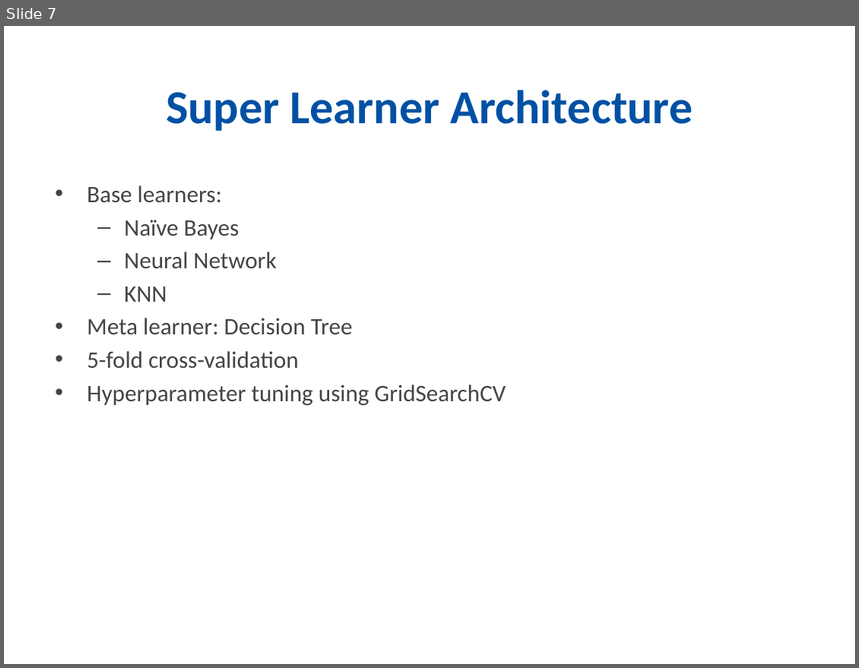
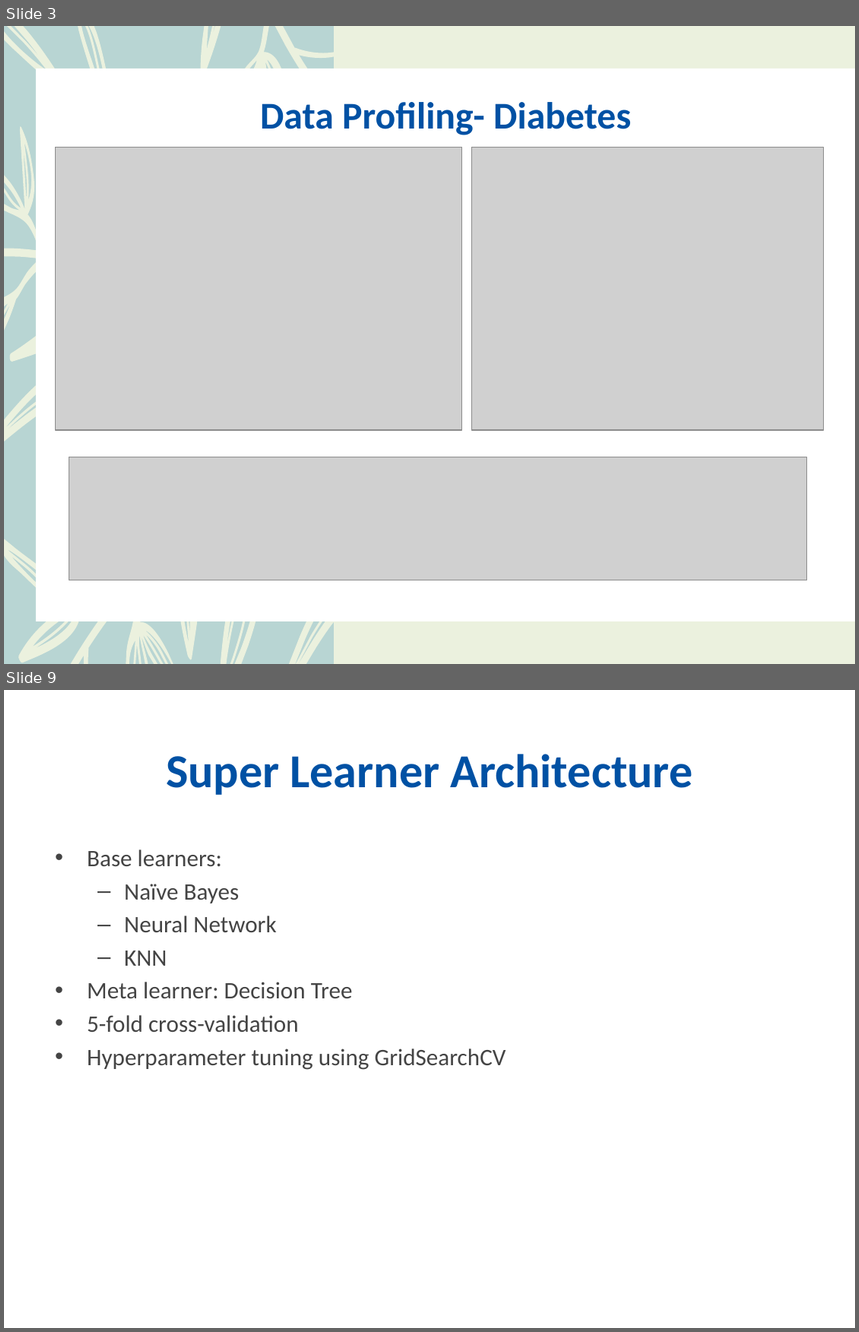
Before and after one commit to trivikram-bhavesh-budhabhatti/Data-Science-Project, a slide deck: documentation/SemiSupervised_Learning_ppt.pptx. Shown one above the other, each under a label of ours: slide 7 before the commit, slides 3 and 9 after it; the slides between them are not shown. The pictures are 859x668 and 859x1332 pixels, drawn with LibreOffice and Linux fonts; fonts in the diff are those of the drawing; grey boxes stand for pictures. Boxes give left, top, right and bottom in pixels: in the first picture for what was removed or moved away, otherwise in the second. Text is boxed around its words. In the diff, an @@ line names an element or a change of style, - is before the commit and + after.

```diff
--- a/documentation/SemiSupervised_Learning_ppt.pptx
+++ b/documentation/SemiSupervised_Learning_ppt.pptx
@@ slide 3 added at (x1=4, y1=26, x2=855, y2=664), background #FFFFFF @@
@@ rectangle added at (x1=4, y1=26, x2=855, y2=664), fill #EBF1DE @@
@@ rectangle added at (x1=4, y1=26, x2=335, y2=664), fill #4BACC6 at 60% opacity @@
@@ rectangle added at (x1=4, y1=26, x2=335, y2=664), fill #FDEADA at 40% opacity @@
@@ freeform shape added at (x1=4, y1=26, x2=335, y2=664), fill #EBF1DE @@
@@ rectangle added at (x1=37, y1=69, x2=855, y2=622), fill #FFFFFF @@
@@ title added at (x1=260, y1=102, x2=631, y2=135), 32 pt, text #0051A4, bold @@
+Data Profiling- Diabetes
@@ picture added at (x1=55, y1=147, x2=462, y2=430) @@
@@ picture added at (x1=472, y1=147, x2=824, y2=430) @@
@@ picture added at (x1=69, y1=457, x2=807, y2=580) @@
@@ what was slide 7 is now slide 9 @@
```
Also in this commit, not shown: 6 slides changed, 3 other slides added, 1 slide removed, 1 other file.
